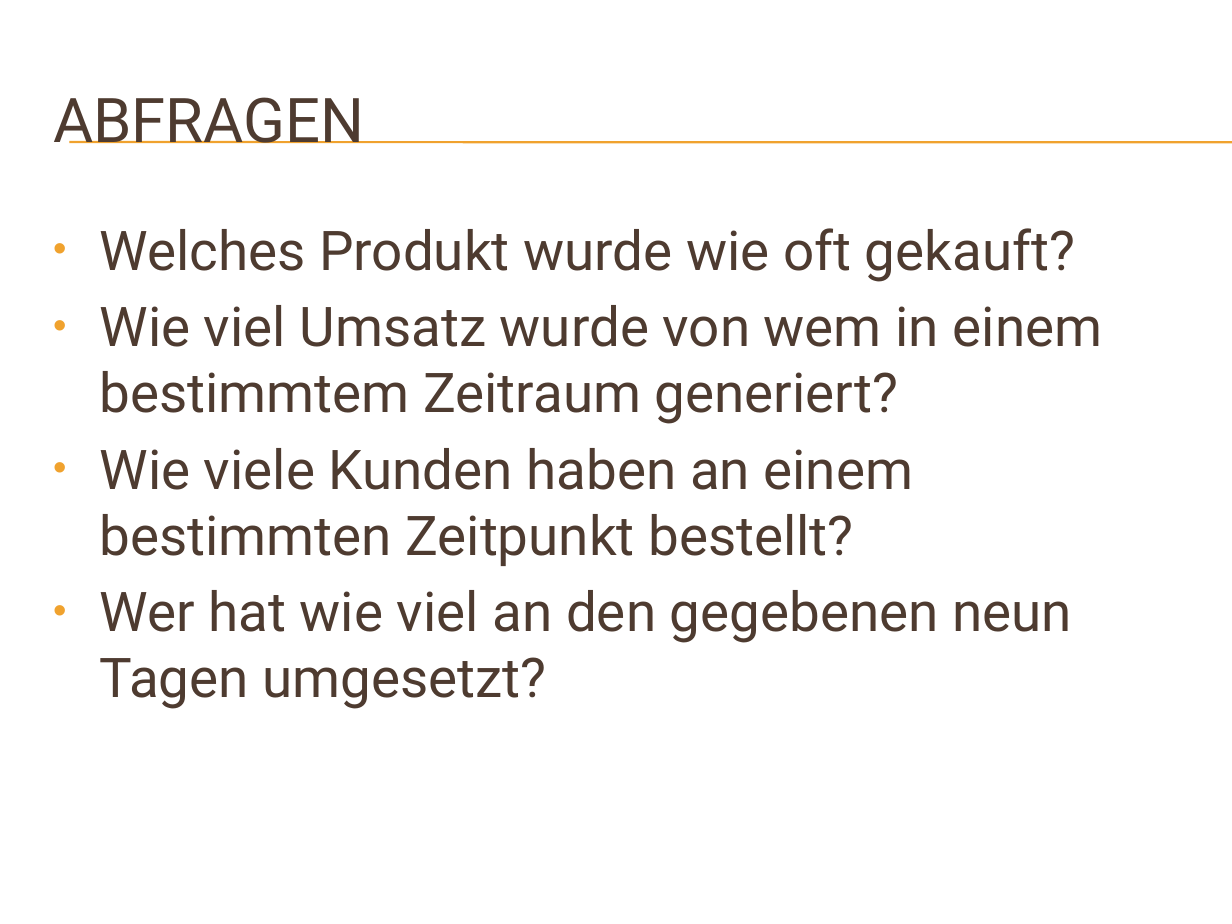
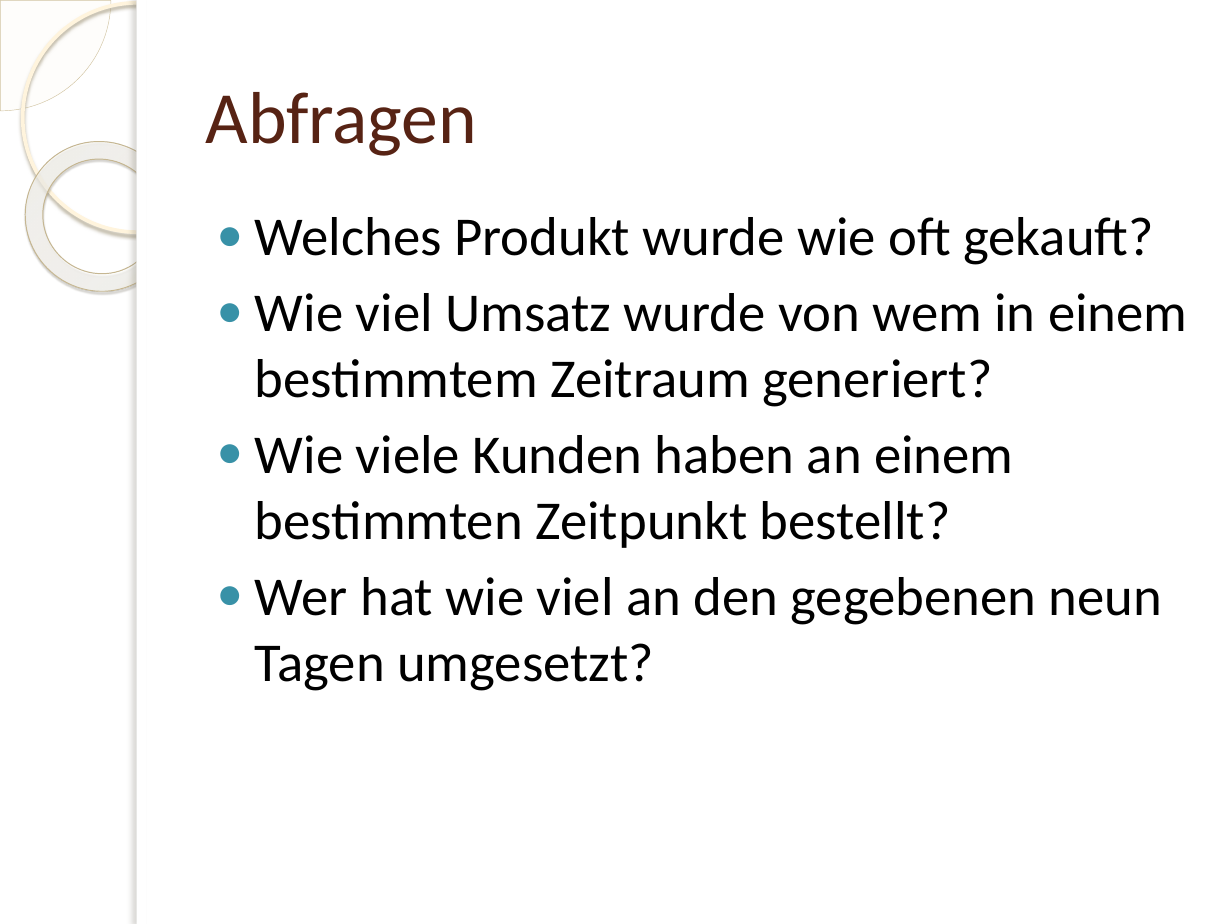
Before and after one commit to rinkdotrink/DB-olap-master-IIm11, a slide deck: slide 11 of Beleg/Praese.pptx (slide 12 before the commit). Drawn at 1232x924 pixels with LibreOffice and Linux fonts; fonts in the diff are those of the drawing; background and template pictures are left out. Boxes give left, top, right and bottom in pixels: in the first picture for what was removed or moved away, otherwise in the second. Text is boxed around its words. In the diff, an @@ line names an element or a change of style, - is before the commit and + after.

```diff
--- a/Beleg/Praese.pptx
+++ b/Beleg/Praese.pptx
@@ pie slice (boxed as its full ellipse) added at [0, 0, 111, 111], fill #FEFAF4 at 33% opacity, outline #D3C39F 0.25 pt @@
@@ ellipse added at [22, 2, 251, 232], outline #FFF5DE 2.15 pt @@
@@ rectangle added at [137, 0, 1232, 924], fill #FFFFFF @@
@@ rectangle added at [137, 0, 147, 924], fill #FFFFFF @@
@@ donut added at [0, 111, 206, 322], fill gradient #FFFCF6 to #FFFEFB to #F0D28E, outline #C7B893 0.58 pt @@
@@ title at [206, 92, 478, 156]: text changed; size 36 to 43 pt; font Roboto to Calibri; text colour #4E3B30 to #572314 @@
-ABFRAGEN
+Abfragen
@@ line removed from (69, 142) to (1232, 142) @@
@@ line removed from (69, 143) to (1232, 143) @@
@@ text "Welches Produkt wurde wie oft ...": place and size @@
-text "Welches Produkt wurde wie oft ..." at [99, 228, 1103, 709]
+text "Welches Produkt wurde wie oft ..." at [255, 217, 1187, 691]
@@ text "Welches Produkt wurde wie oft ..." at [255, 217, 1187, 691]: font Roboto to Calibri, text colour #4E3B30 to #000000; bullet • to ●; bullet colour #F0A22E to #3891A7 @@
```
Also in this commit, not shown: 13 other slides changed, 2 slides added, 2 slides removed.
